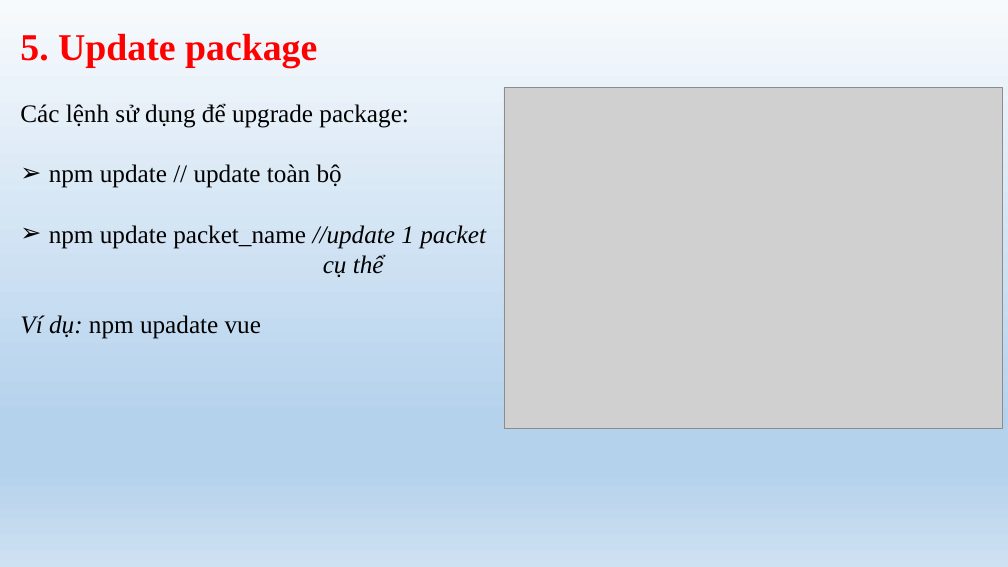
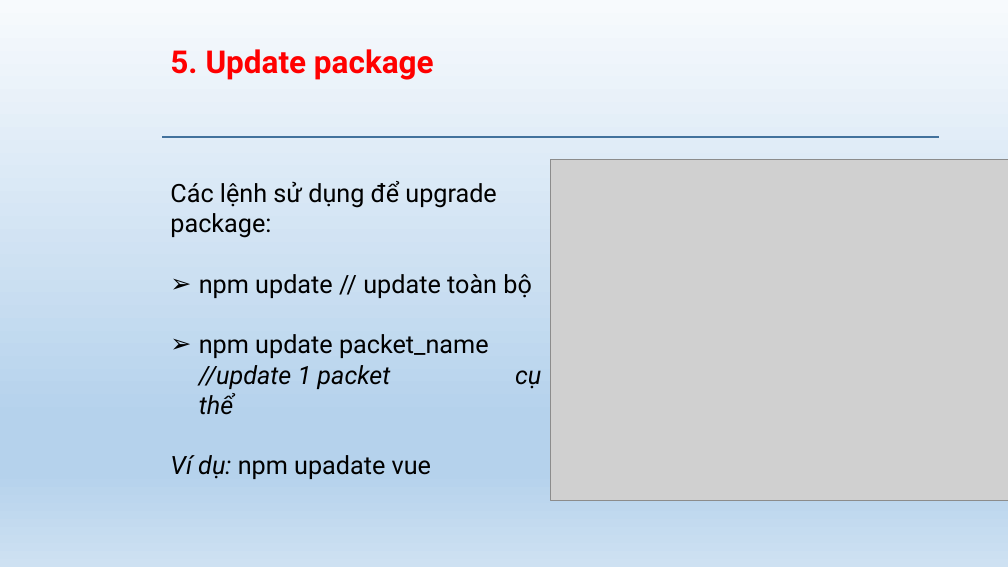
Before and after one commit to daotuyen9244/Indruino-Iot-Project, a slide deck: slide 16 of FW/Phuc/WEEK1_yarn & npm/slite yarn_npm.pptx (slide 15 before the commit). Drawn at 1008x567 pixels with LibreOffice and Linux fonts; fonts in the diff are those of the drawing; grey boxes stand for pictures; background and template pictures are left out. Boxes give left, top, right and bottom in pixels: in the first picture for what was removed or moved away, otherwise in the second. Text is boxed around its words. In the diff, an @@ line names an element or a change of style, - is before the commit and + after.

```diff
--- a/FW/Phuc/WEEK1_yarn & npm/slite yarn_npm.pptx
+++ b/FW/Phuc/WEEK1_yarn & npm/slite yarn_npm.pptx
@@ text "5. Update package": place and size @@
-text "5. Update package" at bbox=[20, 33, 317, 68]
+text "5. Update package" at bbox=[170, 49, 434, 80]
@@ text "5. Update package" at bbox=[170, 49, 434, 80]: size 36 to 30 pt, font Times New Roman to Roboto @@
@@ rectangle added at bbox=[163, 136, 939, 138], fill #D9D9D9, outline #43739E 1 pt @@
@@ text "Các lệnh sử dụng để ...": place and size @@
-text "Các lệnh sử dụng để ..." at bbox=[20, 103, 486, 339]
+text "Các lệnh sử dụng để ..." at bbox=[170, 181, 532, 479]
@@ text "Các lệnh sử dụng để ..." at bbox=[170, 181, 532, 479]: font Times New Roman to Roboto @@
@@ picture: place and size @@
-picture at bbox=[504, 87, 1003, 429]
+picture at bbox=[551, 160, 1008, 501]
```
Also in this commit, not shown: 16 other slides changed, 1 slide added, 12 other files.
